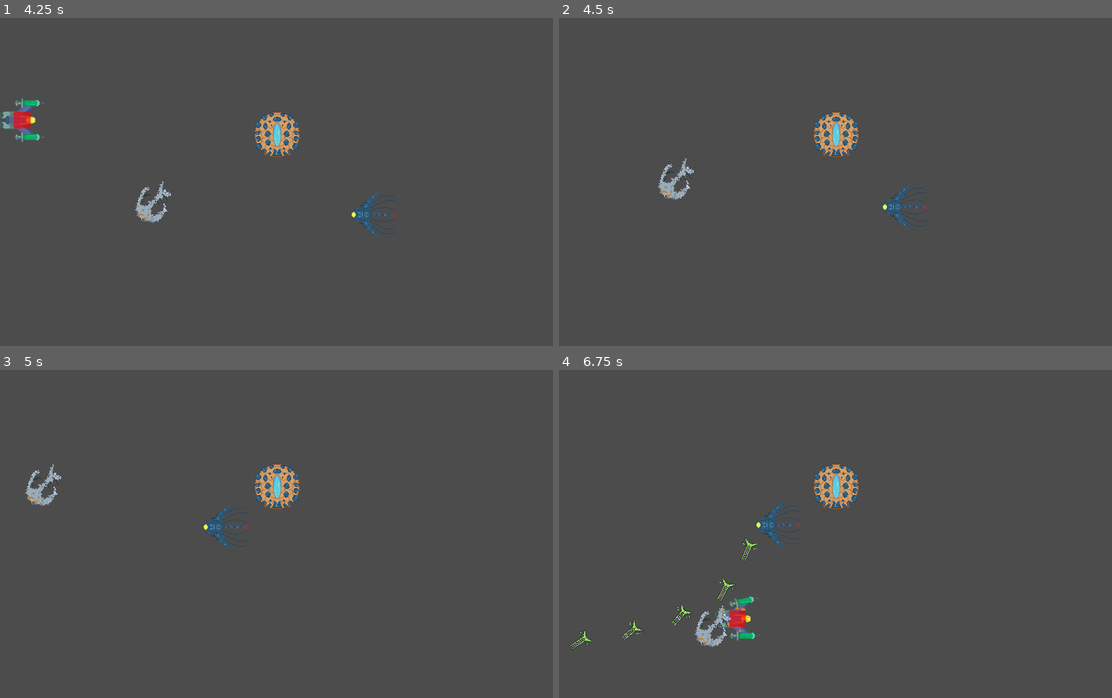
Above: before the commit, frames 1-4 (two rows, left to right).
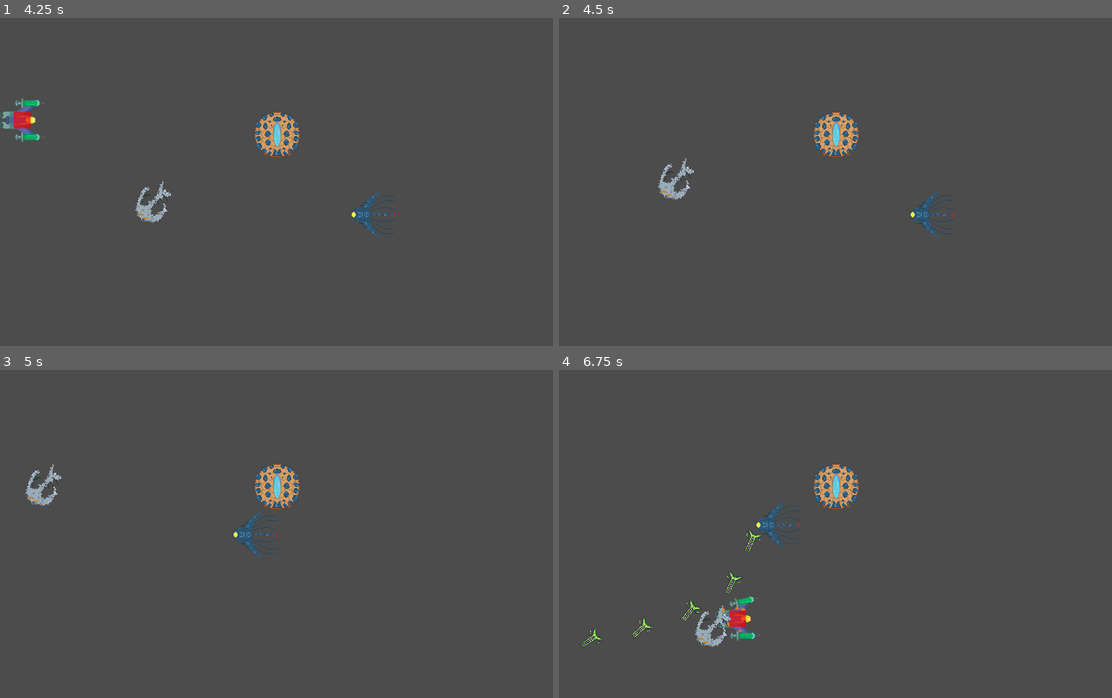
Above: after the commit, the same moments.

Repository: Yerdun/Pathogen
Game: Godot game, scene res://Assets/Scenes/Test Scenes/Enemy Tester.tscn
Two runs of this game, one before a commit and one after it. Both use one fixed random seed, a clock stepped at 60 frames per second and the inputs below. This scene is started directly instead of the project's main scene. The engine's default icon, where the game draws it, is replaced by a stand-in: a white triangle on a blue panel in a dark square. Sound files missing from this copy of the repository are replaced by a short silence.
Inputs (mouse positions are in pixels of both pictures, inside the frame that each line leads up to):
- Up to frame 1 (4.25 s): move the mouse to (398, 116) at 0.52 s; hold Right (ui_right) 0.53-1.28 s; hold Shift (control_focus) 0.53-1.28 s; move the mouse to (165, 159) at 1.27 s; hold Down (ui_down) 1.28-2.03 s; tap B (copy) at 1.35 s; move the mouse to (331, 44) at 2.02 s; hold Right (ui_right) 2.03-2.78 s; hold C (godmode) 2.03-2.78 s; move the mouse to (248, 221) at 2.77 s; hold Up (ui_up) 2.78-3.53 s; tap Space (shoot) at 2.85 s; move the mouse to (442, 201) at 3.52 s; hold Left (ui_left) from 3.53 s (still down); hold Shift (control_focus) from 3.53 s (still down)
- Up to frame 2 (4.5 s): keep holding Left (ui_left); move the mouse to (669, 73) at 4.27 s; release Shift (control_focus) at 4.28 s; tap B (copy) at 4.35 s
- Up to frame 3 (5 s): keep holding Left (ui_left)
- Up to frame 4 (6.75 s): move the mouse to (863, 488) at 5.02 s; release Left (ui_left) at 5.03 s; hold Down (ui_down) 5.03-5.78 s; hold C (godmode) 5.03-5.78 s; move the mouse to (752, 386) at 5.77 s; hold Right (ui_right) 5.78-6.53 s; tap Space (shoot) at 5.85 s; move the mouse to (957, 468) at 6.52 s; hold Up (ui_up) from 6.53 s (still down); hold Shift (control_focus) from 6.53 s (still down)

Frame 1 is identical in both runs. In frame 2, 0.6% of the frame differs, in the area x 58-72%, y 50-67%; in frame 3, 0.6%; in frame 4, 0.7%, in the area x 1-37%, y 48-86%.

Commit message:
Minor balance fix Shooter enemy has a slightly longer cooldown

Diff:
--- a/Assets/Scenes/Enemy/Shooter Enemy/Shooter Enemy.gd
+++ b/Assets/Scenes/Enemy/Shooter Enemy/Shooter Enemy.gd
@@ -40,7 +40,7 @@
 		$"Shooting Sound".play()	# Play the bullet shot sound
 		yield(get_tree().create_timer(0.16), "timeout")	# Wait 0.16 seconds between each shot
 
-	yield(get_tree().create_timer(2), "timeout")	# Wait 2 seconds after firing
+	yield(get_tree().create_timer(2.2), "timeout")	# Wait 2.2 seconds after firing
 	var chargePosition = $"../Player".get_position()	# Need to get player position again, since this is out of the loop
 	linear_velocity = startingVelocity * Vector2(cos(chargePosition.angle_to_point(position)), sin(chargePosition.angle_to_point(position)))	# Move towards the player at the starting velocity
 	applied_force = stoppingForce * Vector2 (cos(chargePosition.angle_to_point(position)), sin(chargePosition.angle_to_point(position)))	# Enact a force, opposite of motion, in the angle between the enemy and the player
